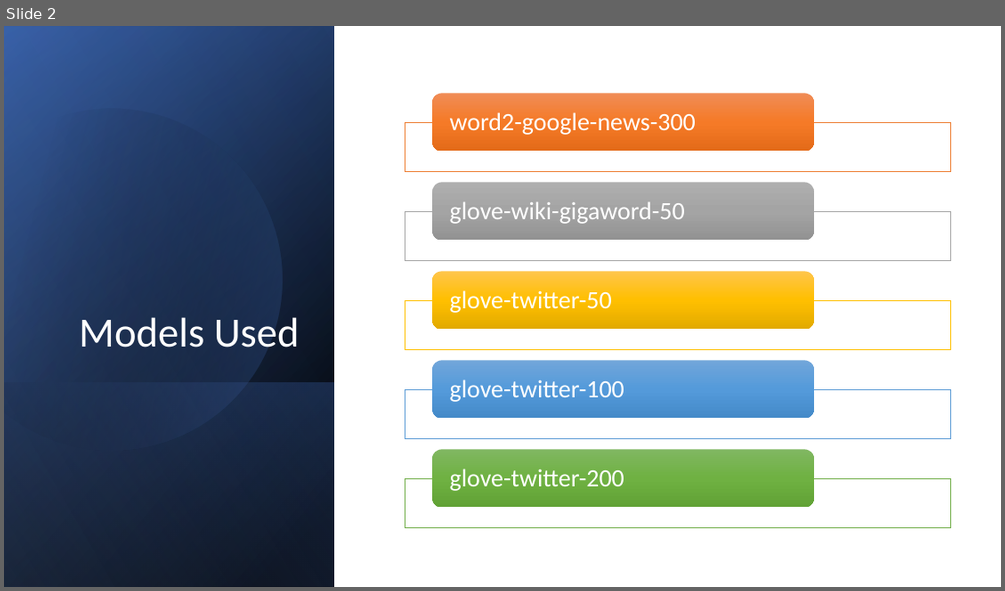
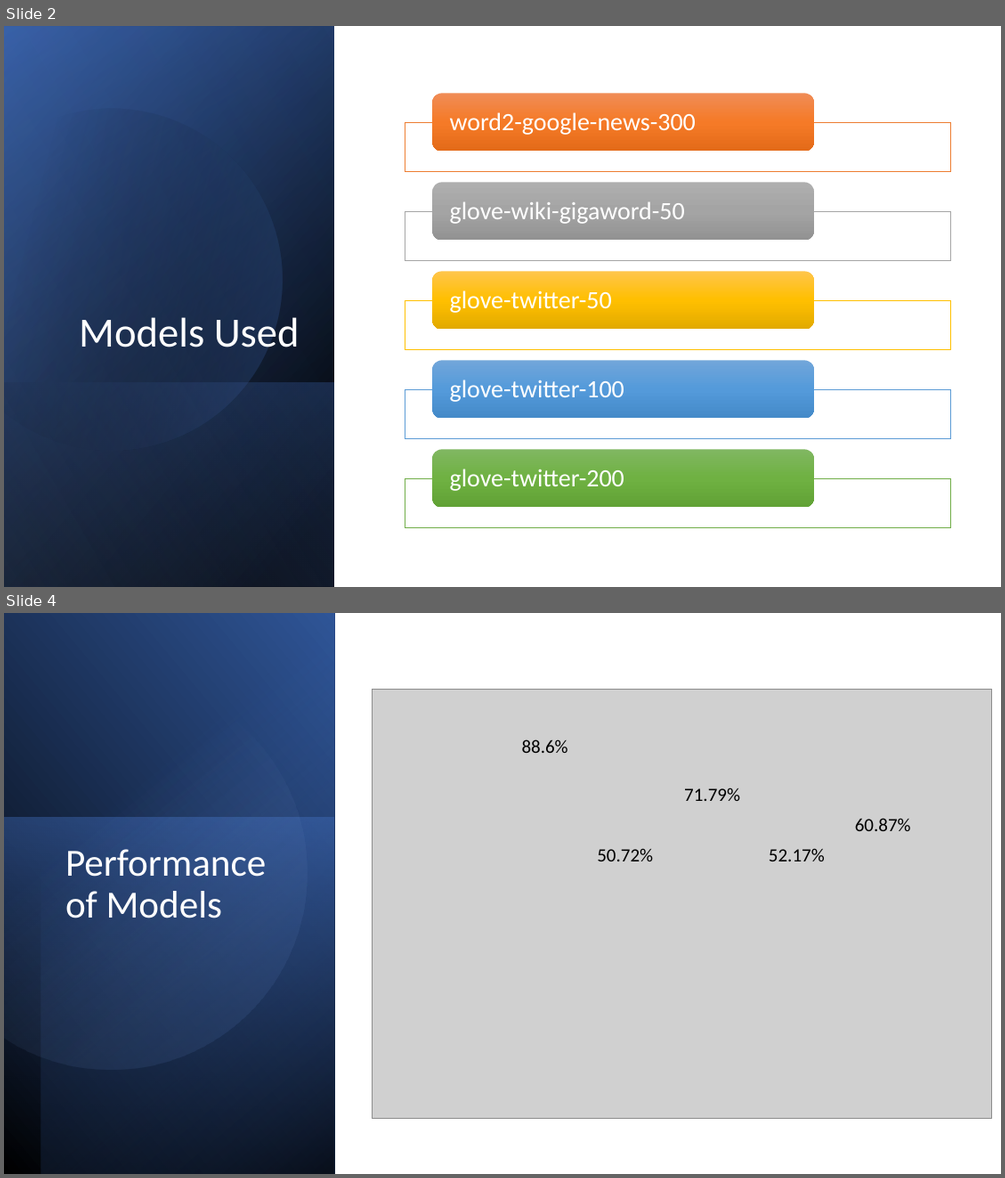
Before and after one commit to ghaithsabbagh/Comp472-MiniProject1-, a slide deck: Presentation.pptx. Shown one above the other, each under a label of ours: slide 2 before the commit, slides 2 and 4 after it; the slides between them are not shown. The pictures are 1005x591 and 1005x1178 pixels, drawn with LibreOffice and Linux fonts; fonts in the diff are those of the drawing; grey boxes stand for pictures. Boxes give left, top, right and bottom in pixels: in the first picture for what was removed or moved away, otherwise in the second. Text is boxed around its words. In the diff, an @@ line names an element or a change of style, - is before the commit and + after.

```diff
--- a/Presentation.pptx
+++ b/Presentation.pptx
@@ slide 4 added at box(4, 613, 1001, 1174), background #FFFFFF @@
@@ rectangle added at box(4, 613, 334, 1174), fill gradient #000000 to #2F5597 @@
@@ rectangle added at box(41, 613, 334, 1174), fill gradient #000000 to #4472C4 @@
@@ freeform shape added at box(4, 652, 342, 1104), fill gradient #8FAADC to #2F5597 @@
@@ picture added at box(372, 689, 992, 1118) @@
@@ text added at box(522, 739, 568, 753), 18 pt, text #000000 @@
+88.6%
@@ text added at box(684, 787, 740, 801), 18 pt, text #000000 @@
+71.79%
@@ rectangle added at box(4, 818, 334, 1174), fill gradient #4472C4 to #203864 @@
@@ text added at box(855, 818, 911, 831), 18 pt, text #000000 @@
+60.87%
@@ title added at box(65, 849, 266, 918), 37 pt, text #FFFFFF @@
+Performance of Models
@@ text added at box(597, 848, 653, 861), 18 pt, text #000000 @@
+50.72%
@@ text added at box(769, 848, 825, 861), 18 pt, text #000000 @@
+52.17%
```
Also in this commit, not shown: 1 slide changed, 4 other slides added, 2 slides removed.
